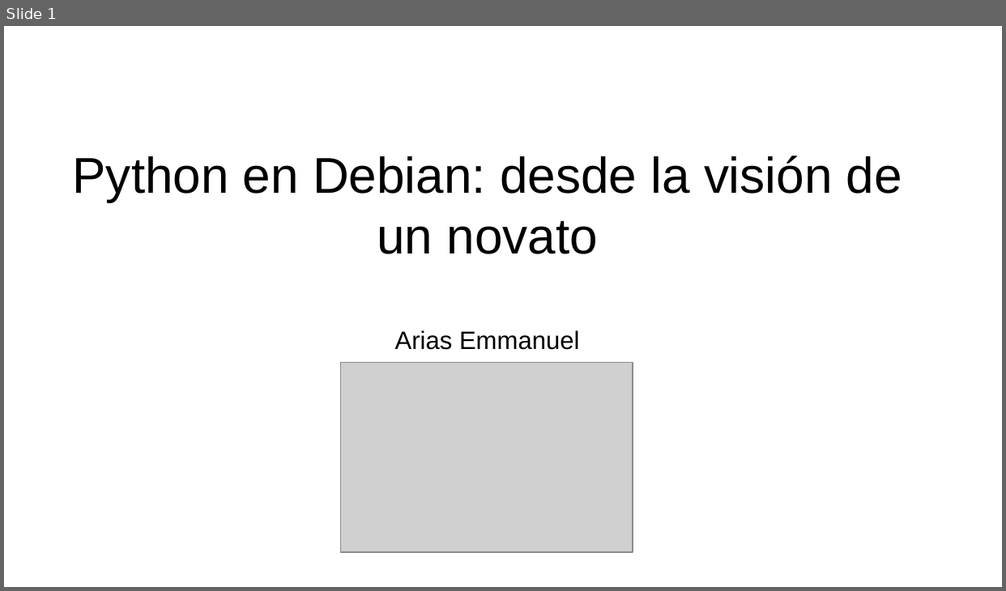
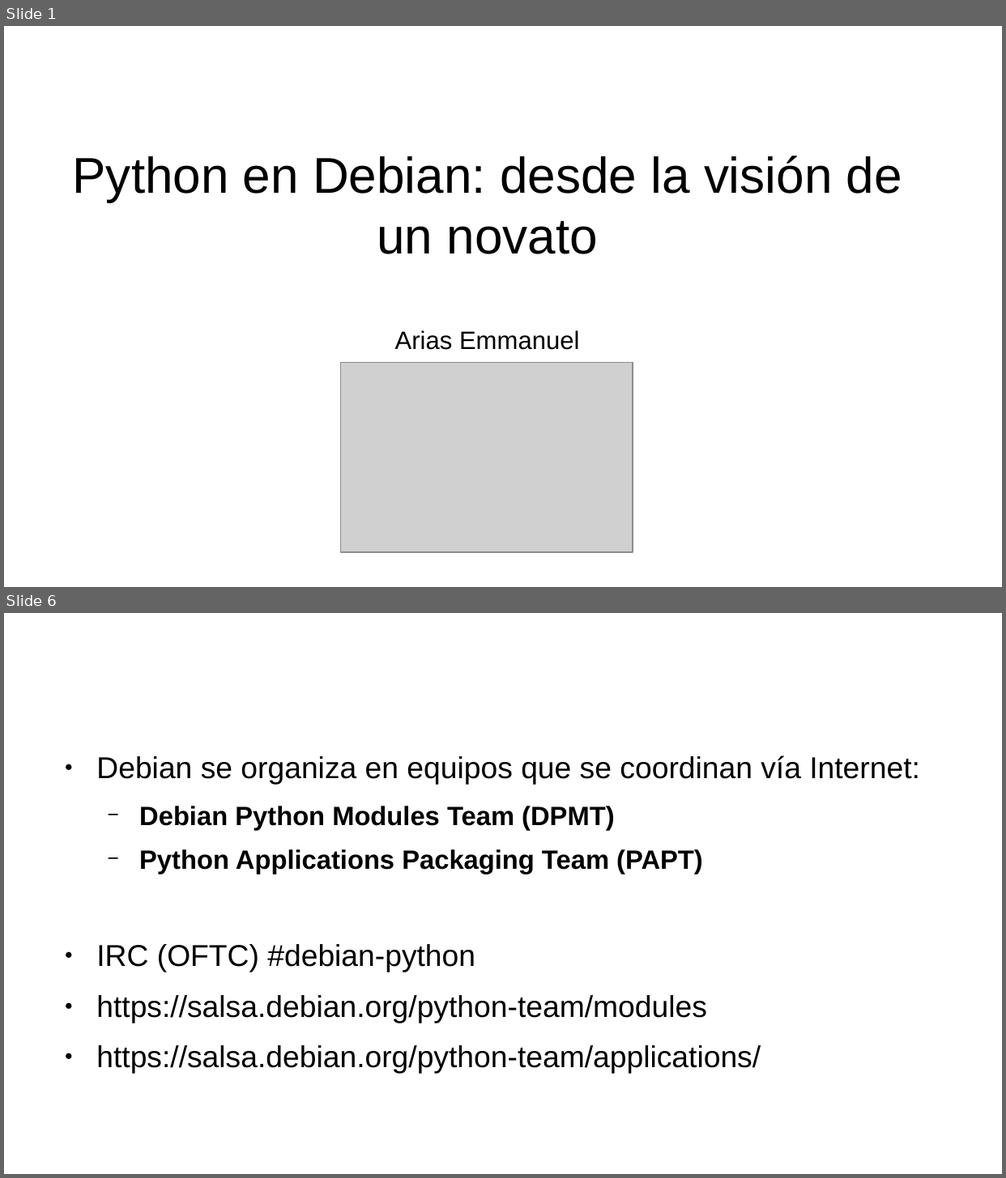
Before and after one commit to eamanu/Talks, a slide deck: 2019/PyConAR/Presentacion_PyConAR_2019.odp. Shown one above the other, each under a label of ours: slide 1 before the commit, slides 1 and 6 after it; the slides between them are not shown. The pictures are 1006x591 and 1006x1178 pixels, drawn with LibreOffice and Linux fonts; fonts in the diff are those of the drawing; grey boxes stand for pictures; background and template pictures are left out. Boxes give left, top, right and bottom in pixels: in the first picture for what was removed or moved away, otherwise in the second. Text is boxed around its words. In the diff, an @@ line names an element or a change of style, - is before the commit and + after.

Commit message:
WIP

```diff
--- a/2019/PyConAR/Presentacion_PyConAR_2019.odp
+++ b/2019/PyConAR/Presentacion_PyConAR_2019.odp
@@ slide 6 added at [4, 613, 1002, 1174], background #FFFFFF @@
@@ text added at [96, 756, 920, 1074], 24.1 pt, text #000000 @@
+● Debian se organiza en equipos que se coordinan vía Internet:
+  − Debian Python Modules Team (DPMT)
+  − Python Applications Packaging Team (PAPT)
+● IRC (OFTC) #debian-python
+● https://salsa.debian.org/python-team/modules
+● https://salsa.debian.org/python-team/applications/
@@ title added at [96, 756, 325, 831], 35.7 pt, text #FFFFFF @@
+Debian y Python
```
Also in this commit, not shown: 4 other slides added, 1 slide removed.
